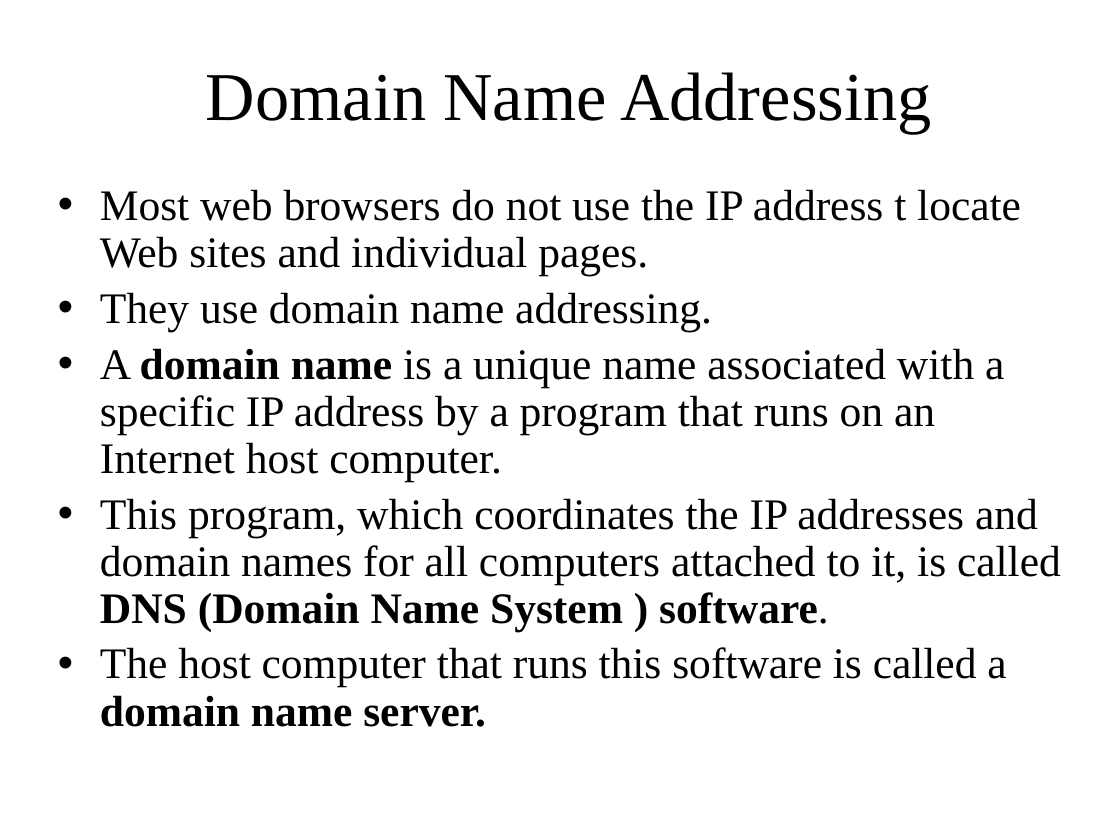
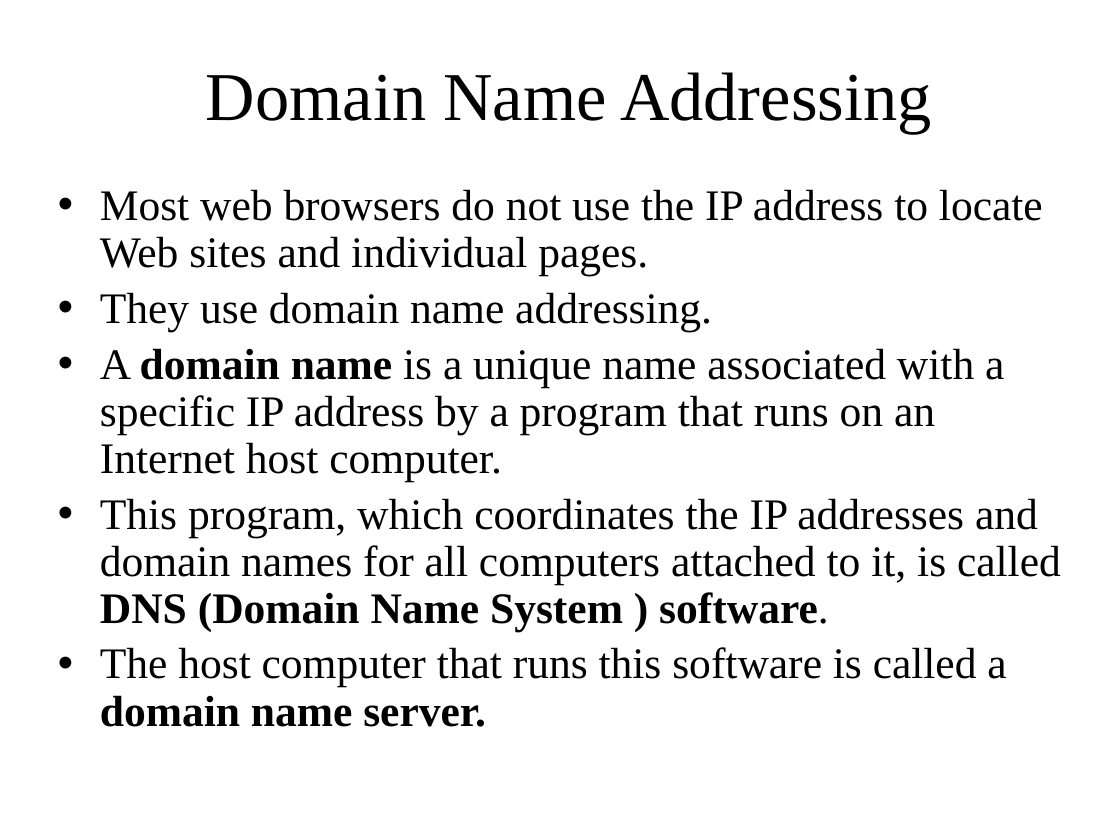
Before and after one commit to shivapbhusal/security, a slide deck: slide 13 of Slides/1. Introduction to web.pptm (slide 12 before the commit). Drawn at 1120x840 pixels with LibreOffice and Linux fonts; fonts in the diff are those of the drawing. Boxes give left, top, right and bottom in pixels: in the first picture for what was removed or moved away, otherwise in the second. Text is boxed around its words. In the diff, an @@ line names an element or a change of style, - is before the commit and + after.

Commit message:
edit typos

```diff
--- a/Slides/1. Introduction to web.pptm
+++ b/Slides/1. Introduction to web.pptm
@@ text at bbox=[100, 189, 1043, 276]: text changed @@
-• Most web browsers do not use the IP address t locate Web sites and individual pages.
+• Most web browsers do not use the IP address to locate Web sites and individual pages.
```
Also in this commit, not shown: 1 slide added.
